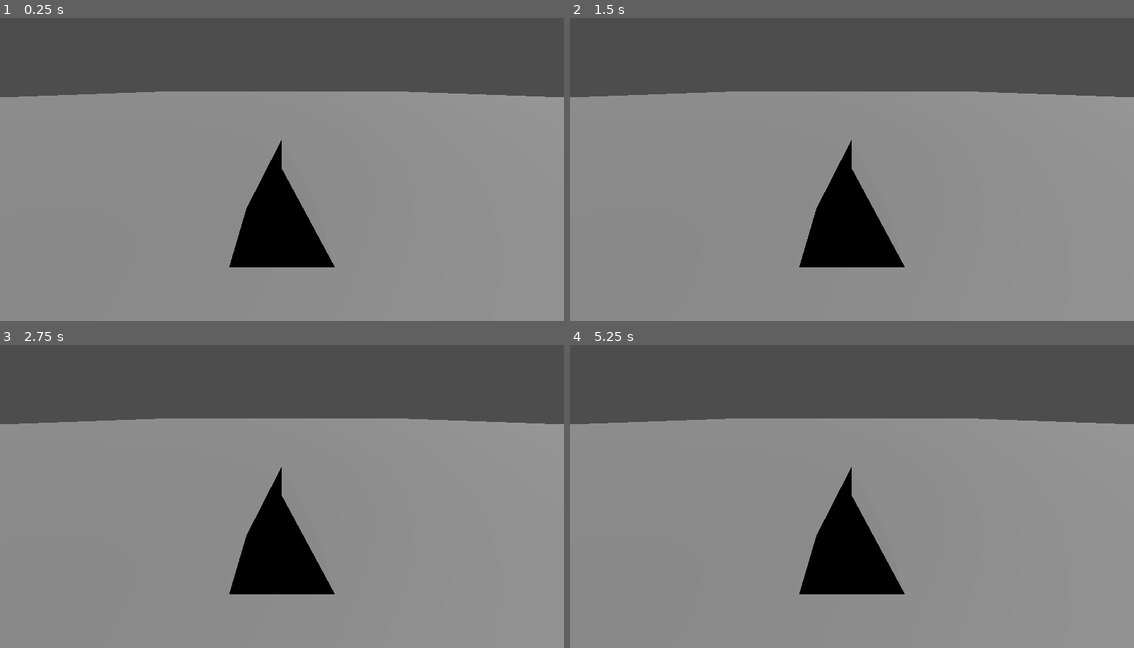
Above: before the commit, frames 1-4 (two rows, left to right).
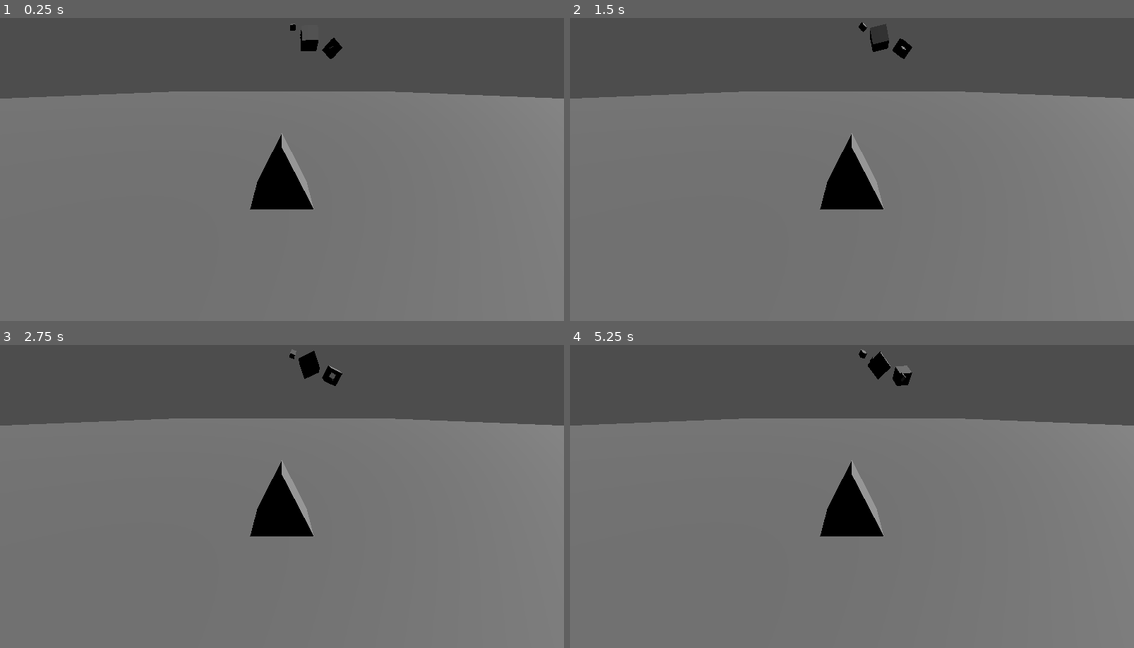
Above: after the commit, the same moments.

Repository: samuelFNK/space-mountain
Game: Godot game, scene res://world/test_world/test_level_1.tscn
Same seed, same stepped clock (60 frames per second), same inputs: the game is played once before the commit and once after it.
Inputs:
- Up to frame 1 (0.25 s): no input
- Up to frame 2 (1.5 s): tap Enter at 0.5 s; hold D (roll_right) 0.53-1.28 s; hold W (pitch_down) from 1.28 s (still down)
- Up to frame 3 (2.75 s): tap Space at 2 s; release W (pitch_down) at 2.03 s; hold D (roll_right) from 2.03 s (still down)
- Up to frame 4 (5.25 s): tap Enter at 2.75, 4.25 s; release D (roll_right) at 2.78 s; hold S (pitch_up) 2.78-3.53 s; tap Space at 3.5, 5 s; hold A (roll_left) 3.53-5.03 s; hold W (pitch_down) from 5.03 s (still down)

The runs differ from the first frame. In frame 1, 23% of the frame differs, in the area x 0-100%, y 1-100%; in frame 2, 23%; in frame 3, 23%; in frame 4, 23%.

Commit message:
Added asteroids with basic physics and tweaked flying controlls.

Diff:
--- a/player/ship_1/ship_1.gd
+++ b/player/ship_1/ship_1.gd
@@ -1,12 +1,12 @@
 extends CharacterBody3D
 
-const min_speed:float = 10
-const max_speed:float = 30
+const min_speed:float = 1
+const max_speed:float = 50
 
-var turn_speed:float = 0.75
+var turn_speed:float = 1
 var pitch_speed:float = 0.5
 var level_speed:float = 3.0
-var throttle_delta:float = 30
+var throttle_delta:float = 40
 var acceleration:float = 6.0
 
 var current_speed:float = 0
@@ -24,7 +24,7 @@
 		var min_limit:float = 0.0 if grounded else min_speed
 		target_speed = max(current_speed - throttle_delta * delta, min_limit)
 	turn_input = 0
-	if current_speed > 0.5:
+	if current_speed > 0.1:
 		turn_input = Input.get_action_strength("roll_left") - Input.get_action_strength("roll_right")
 	pitch_input = 0
 	if not grounded:
--- a/player/ship_1/ship_1.tscn
+++ b/player/ship_1/ship_1.tscn
@@ -18,4 +18,4 @@
 shape = SubResource("CylinderShape3D_j7hyu")
 
 [node name="Camera3D" type="Camera3D" parent="." unique_id=969398150]
-transform = Transform3D(1, 0, 0, 0, 0.93969256, 0.34202015, 0, -0.34202015, 0.93969256, 0, 1.1, 2)
+transform = Transform3D(1, 0, 0, 0, 0.9396926, 0.34202018, 0, -0.34202018, 0.9396926, 0, 1.3000001, 3.3)
--- /dev/null
+++ b/world/obstacles/static/big_asteroid.gd
@@ -0,0 +1,11 @@
+extends RigidBody3D
+
+const torque:Vector3 = Vector3(0.3, 0, 0.3)
+
+func _ready() -> void:
+	self.gravity_scale = 0
+	angular_damp_mode = RigidBody3D.DAMP_MODE_REPLACE
+	angular_damp = 0.0
+	linear_damp_mode = RigidBody3D.DAMP_MODE_REPLACE
+	linear_damp = 0.0
+	apply_torque_impulse(torque)
--- /dev/null
+++ b/world/obstacles/static/big_asteroid.tscn
@@ -0,0 +1,18 @@
+[gd_scene format=3 uid="uid://bc5lsivtlwsva"]
+
+[ext_resource type="Script" uid="uid://npp7vmjfyh82" path="res://world/obstacles/static/big_asteroid.gd" id="1_0c2lb"]
+
+[sub_resource type="BoxShape3D" id="BoxShape3D_0s27m"]
+
+[sub_resource type="BoxMesh" id="BoxMesh_0c2lb"]
+
+[node name="big_asteroid" type="RigidBody3D" unique_id=974602800]
+script = ExtResource("1_0c2lb")
+
+[node name="CollisionShape3D" type="CollisionShape3D" parent="." unique_id=67815673]
+transform = Transform3D(3.5, 0, 0, 0, 3.5, 0, 0, 0, 3.5, 0, 0, 0)
+shape = SubResource("BoxShape3D_0s27m")
+
+[node name="MeshInstance3D" type="MeshInstance3D" parent="." unique_id=1893981734]
+transform = Transform3D(3.5, 0, 0, 0, 3.5, 0, 0, 0, 3.5, 0, 0, 0)
+mesh = SubResource("BoxMesh_0c2lb")
--- /dev/null
+++ b/world/obstacles/static/small_asteroid.gd
@@ -0,0 +1,11 @@
+extends RigidBody3D
+
+const torque:Vector3 = Vector3(0.1, 0, 0.1)
+
+func _ready() -> void:
+	self.gravity_scale = 0
+	angular_damp_mode = RigidBody3D.DAMP_MODE_REPLACE
+	angular_damp = 0.0
+	linear_damp_mode = RigidBody3D.DAMP_MODE_REPLACE
+	linear_damp = 0.0
+	apply_torque_impulse(torque)
--- /dev/null
+++ b/world/obstacles/static/small_asteroid.tscn
@@ -0,0 +1,16 @@
+[gd_scene format=3 uid="uid://btdlg0utfd45c"]
+
+[ext_resource type="Script" uid="uid://ofjvx8leqp74" path="res://world/obstacles/static/small_asteroid.gd" id="1_01q62"]
+
+[sub_resource type="BoxShape3D" id="BoxShape3D_hij8f"]
+
+[sub_resource type="BoxMesh" id="BoxMesh_01q62"]
+
+[node name="small_asteroid" type="RigidBody3D" unique_id=1562985607]
+script = ExtResource("1_01q62")
+
+[node name="CollisionShape3D" type="CollisionShape3D" parent="." unique_id=1200945903]
+shape = SubResource("BoxShape3D_hij8f")
+
+[node name="MeshInstance3D" type="MeshInstance3D" parent="." unique_id=1002583306]
+mesh = SubResource("BoxMesh_01q62")
--- a/world/test_world/test_level_1.tscn
+++ b/world/test_world/test_level_1.tscn
@@ -1,6 +1,8 @@
 [gd_scene format=3 uid="uid://dol5alnif008l"]
 
 [ext_resource type="PackedScene" uid="uid://dv5c0amteai4c" path="res://player/ship_1/ship_1.tscn" id="1_nge8n"]
+[ext_resource type="PackedScene" uid="uid://btdlg0utfd45c" path="res://world/obstacles/static/small_asteroid.tscn" id="2_v5vov"]
+[ext_resource type="PackedScene" uid="uid://bc5lsivtlwsva" path="res://world/obstacles/static/big_asteroid.tscn" id="3_gp75b"]
 
 [sub_resource type="WorldBoundaryShape3D" id="WorldBoundaryShape3D_k1h3c"]
 
@@ -22,4 +24,19 @@
 transform = Transform3D(1, 0, 0, 0, 1, 0, 0, 0, 1, 0, 0.5, 44)
 
 [node name="DirectionalLight3D" type="DirectionalLight3D" parent="." unique_id=141619739]
-transform = Transform3D(0.8660254, -2.1855694e-08, 0.5, -0.5, -3.7855173e-08, 0.8660254, 0, -1, -4.371139e-08, 0, 6, 0)
+transform = Transform3D(0.5735764, -3.5806274e-08, 0.819152, -0.819152, -2.5071824e-08, 0.5735764, 0, -1, -4.371139e-08, 0, 6, 0)
+
+[node name="small_asteroid" parent="." unique_id=1562985607 instance=ExtResource("2_v5vov")]
+transform = Transform3D(0.25881907, 0.9659258, 0, -0.9659258, 0.25881907, 0, 0, 0, 1, 10.1237755, 9, 0)
+
+[node name="small_asteroid2" parent="." unique_id=397106628 instance=ExtResource("2_v5vov")]
+transform = Transform3D(1, 0, 0, 0, 0.9659258, -0.25881904, 0, 0.25881904, 0.9659258, 2.1237755, 13, 0)
+
+[node name="small_asteroid3" parent="." unique_id=987075107 instance=ExtResource("2_v5vov")]
+transform = Transform3D(0.8660254, 0.5, 0, -0.5, 0.8660254, 0, 0, 0, 1, 5.1237774, 14.284739, -11.712065)
+
+[node name="big_asteroid" parent="." unique_id=974602800 instance=ExtResource("3_gp75b")]
+transform = Transform3D(1, 0, 0, 0, 0.8660254, 0.5, 0, -0.5, 0.8660254, 6, 12, -5)
+
+[node name="big_asteroid2" parent="." unique_id=373699996 instance=ExtResource("3_gp75b")]
+transform = Transform3D(0.70710677, -0.70710677, 0, 0.70710677, 0.70710677, 0, 0, 0, 1, 14, 12, -18)
Not shown, added: world/obstacles/static/big_asteroid.gd.uid
Not shown, added: world/obstacles/static/small_asteroid.gd.uid
